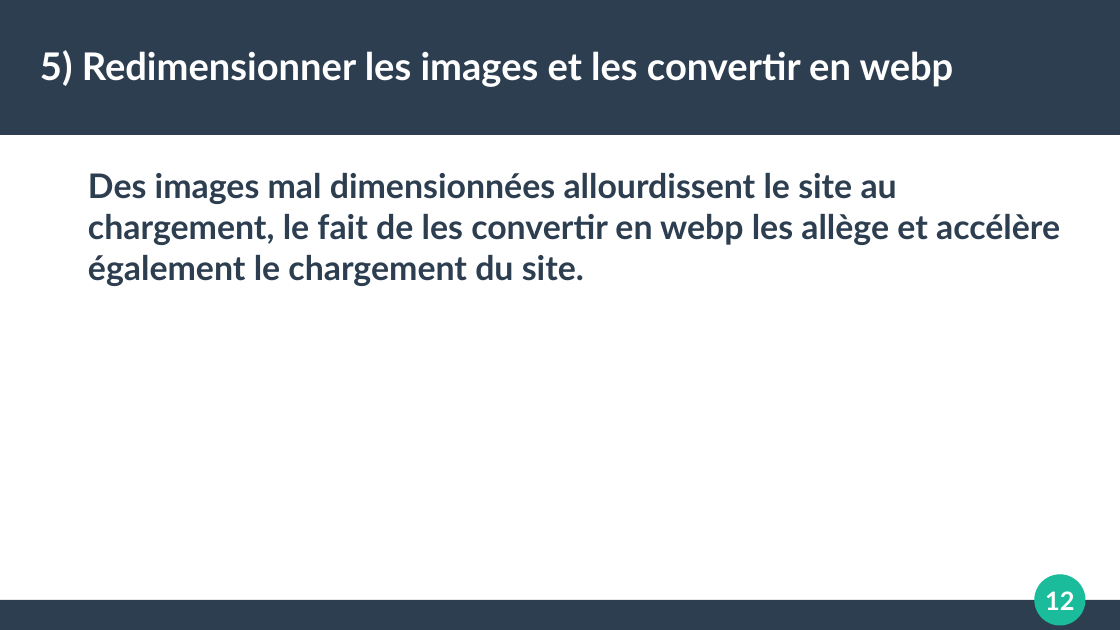
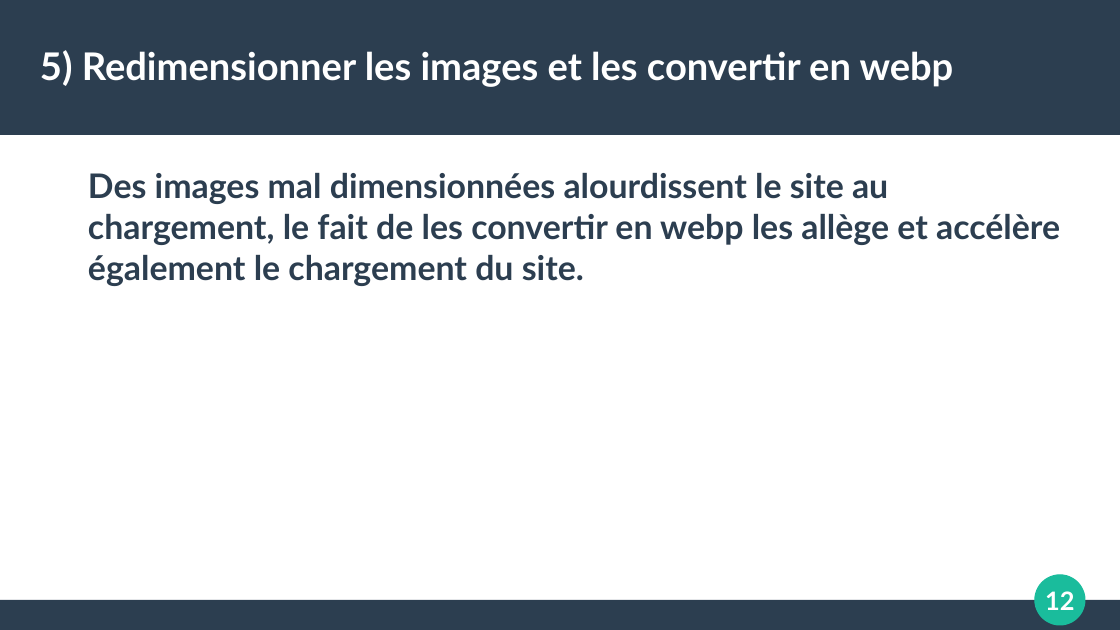
Before and after one commit to Ludo-H/SEO, a slide deck: slide 12 of Rapport_SEO.odp. Drawn at 1120x630 pixels with LibreOffice and Linux fonts; fonts in the diff are those of the drawing. Boxes give left, top, right and bottom in pixels: in the first picture for what was removed or moved away, otherwise in the second. Text is boxed around its words. In the diff, an @@ line names an element or a change of style, - is before the commit and + after.

```diff
--- a/Rapport_SEO.odp
+++ b/Rapport_SEO.odp
@@ text at <box>88,173,1060,286</box>: text changed @@
-Des images mal dimensionnées allourdissent le site au chargement, le fait de les convertir en webp les allège et accélère également le chargement du site.
+Des images mal dimensionnées alourdissent le site au chargement, le fait de les convertir en webp les allège et accélère également le chargement du site.
```
Also in this commit, not shown: 3 other slides changed, 1 other file.
